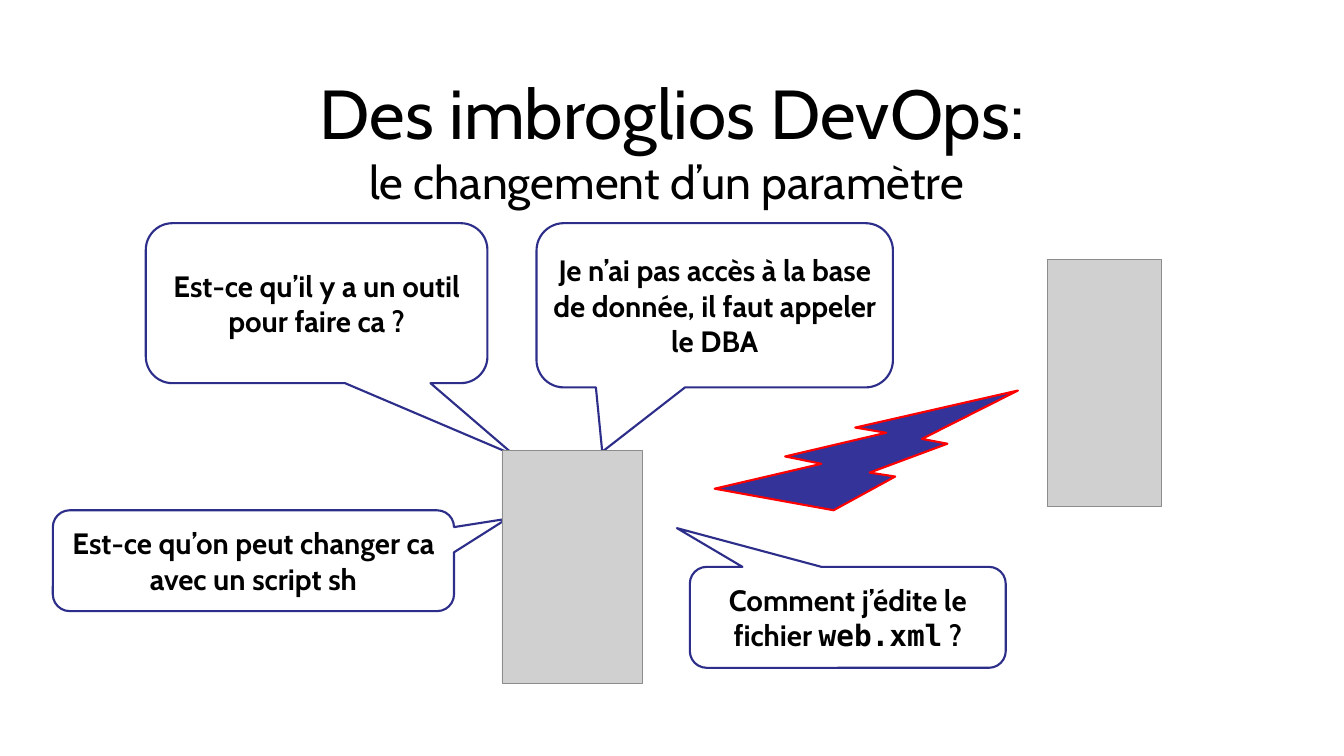
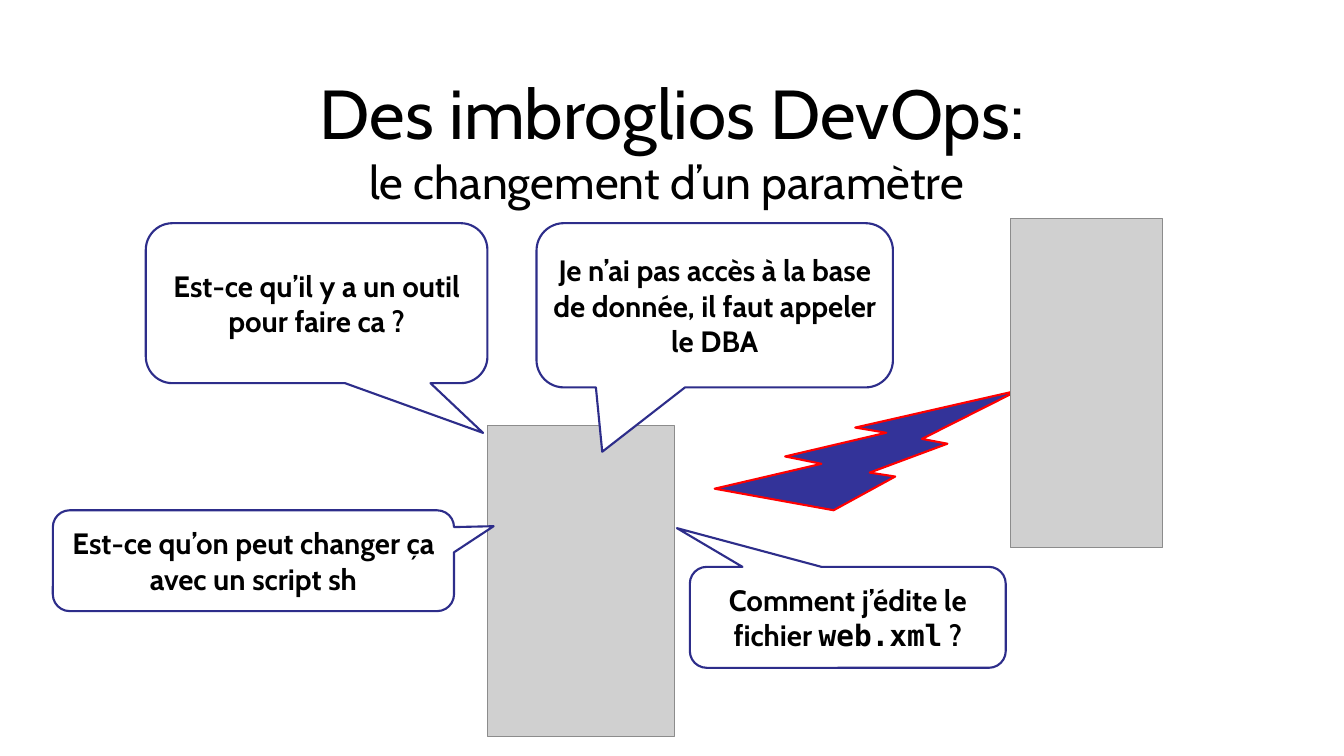
Before and after one commit to dbaeli/conf4j, a slide deck: slide 6 of conf4j-slides/Devops_Configuration_Jungle_Devoxx_FR_2012.pptx. Drawn at 1344x756 pixels with LibreOffice and Linux fonts; fonts in the diff are those of the drawing; grey boxes stand for pictures; background and template pictures are left out. Boxes give left, top, right and bottom in pixels: in the first picture for what was removed or moved away, otherwise in the second. Text is boxed around its words. In the diff, an @@ line names an element or a change of style, - is before the commit and + after.

```diff
--- a/conf4j-slides/Devops_Configuration_Jungle_Devoxx_FR_2012.pptx
+++ b/conf4j-slides/Devops_Configuration_Jungle_Devoxx_FR_2012.pptx
@@ picture: place and size @@
-picture at [1047, 260, 1161, 507]
+picture at [1010, 218, 1163, 547]
@@ picture: place and size @@
-picture at [502, 451, 642, 683]
+picture at [488, 426, 674, 736]
@@ rounded speech box "Est-ce qu’on peut changer ça ..." at [53, 510, 454, 611]: proportions changed @@
@@ text in rounded speech box at [72, 532, 435, 597]: text changed @@
-Est-ce qu’on peut changer ca avec un script sh
+Est-ce qu’on peut changer ça avec un script sh
```
Also in this commit, not shown: 8 other slides changed, 1 other file.
